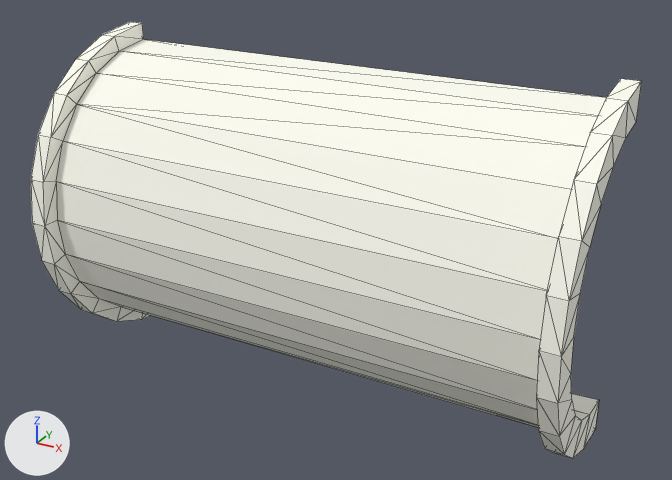
Before and after pictures for a commit that changed the OBJ model pyweek26/models/game/section_229.obj.
Before and after are seen from a 50 mm camera at (39.8, -45.5, 20.9) aimed at (17.0, -4.1, 0.3). Arrows for +X, +Y and +Z are at lower left; the lights stay in place. Mesh edges are drawn as thin lines. Where no turn or scale is listed for an object, it has been applied to the vertices. Vertices at the same position are counted once.

Objects in the first picture: 'section_229'.
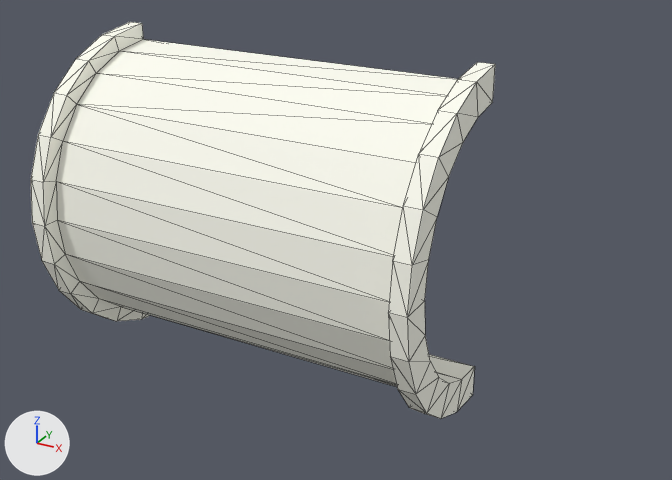
Changed parts and their boxes [x1, y1, x2, y2] in the pictures (672 x 480 px; the box of a moved part takes in the faces that stretch with it):
'section_229', reshaped (24% narrower, 9% shorter): before [31, 22, 642, 458]; after [31, 22, 495, 419]
part 1 of me_section_229, moved or reshaped: before [67, 40, 642, 458]; after [67, 40, 495, 419]

What the commit changed:
me_section_229 has 104 vertices, 204 faces and spans x 0.0..31.4, y -10.0..0.0, z -10.0..10.0.
me_section_229 is used by ob_section_229; location (0.0, 0.0, 0.0).
me_section_229 part 1: all 52 vertices in x 30.4..31.4, y -10.0..0.0, z -10.0..10.0 are moved by (-7.3, 0.0, 0.0).
